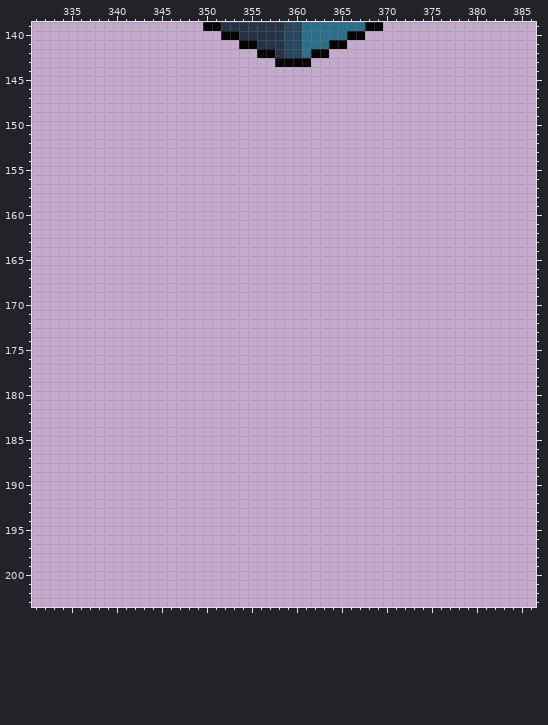
Pixel-art file -- website/public/tiles/final.aseprite. The picture above was drawn from the file before the commit.
600x480 pixels, 1 frame. Shown: x 331..386, y 139..203.
And afterwards:
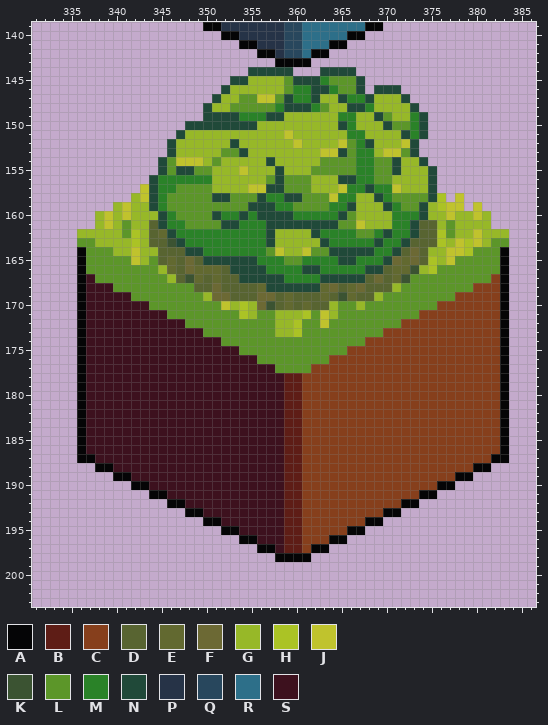
Palette (. is transparent): A #050506  B #5e1d16  C #863f1c  D #586431  E #626930  F #6c6934  G #97b828  H #abc325  J #c0c32d  K #3b5332  L #5c9629  M #2a8228  N #204939  P #263347  Q #28475d  R #2d6f89  S #3d111e
Diff:
Layer "Layer 1":
y 144: x 355..359 ..... -> NNNNN; x 363..366 .... -> NNNN
y 145: x 353..367 ............... -> NNGGGGLNNNMLLLN
y 146: x 352..367 ................ -> NGGGGGGLMMNNMLLN; x 369..371 ... -> NNN
y 147: x 351..372 ...................... -> NGGLLJJLNMMNGGNMMNGGGN
y 148: x 350..373 ........................ -> NGGLLLLLMNNNMLGGNNMGGGGN
y 149: x 350..374 ......................... -> NNNNMMMNNGGGGGGMMGGNLGGMN
y 150: x 348..374 ........................... -> NNNNNNNNGGGGGGGGGNMGGGNLLMN
y 151: x 347..374 ............................ -> NGGGGGGGGGGGJGGGGGGMMGGGGNMN
y 152: x 346..373 ............................ -> NGGGGGGNGGGGGGJGGGGJLMNGGGJN
y 153: x 346..373 ............................ -> NGGGGGLLNGGGGGGGGJJNLMMGJJLN
y 154: x 345..374 .............................. -> NLJJJGLGGGGGNGGGGGLLLLMMLLNGGN
y 155: x 345..375 ............................... -> NLNNLLGGGJGGGNGGGLLLLLMMLLNGGGN
y 156: x 344..375 ................................ -> NMMMMMMGGGGGGLNLLLGGGNNMMLLGGGGN
y 157: x 343..375 ................................. -> JNMMLLLLGGGGJJNNLLLGGGJMMNMMJGGGN
y 158: x 342..376 ................................... -> GJNMLLLLLNNLLLNMMNNLLLJMMGGNMLLLLNH; x 378 . -> J
y 159: x 340..378 ....................................... -> GJGGNMLLLLLLLLLNNNMMLLLLMMNGGGNMLLNGHJJ; x 380 . -> J
y 160: x 338..381 ............................................ -> GJGJGGGNMLLLLNMMNMNNNNMMMMMNLGGGGMMMNGGJGGJG
y 161: x 338..381 ............................................ -> GJGLGGDNMMLLLLNNMMMNNNNNNNNLLJGGGMMNDDGLGGGG
y 162: x 336..383 ................................................ -> GGGGGLHGDENMMMMMMMMMMNGGGGNMMMMLLMNMMNDDHLGGJGGG
y 163: x 336..383 ................................................ -> LLGGGGHGDDKNMMMMMMMMMNGGGGGNMMMMMNMMNDDDHGJHJGLL
y 164: x 336..383 ................................................ -> ALLLGGJGGDDDNNMMMMMMMLJGGJLLNNNNNMMNDFDGGJJHLLLA
y 165: x 336..383 ................................................ -> ALLLLLJGLDEDFDNNNNNNMMMLLMMMMNNMMMNFEFDHGJLLLLLA
y 166: x 336..383 ................................................ -> ALLLLLLLLGEDFEEEDNNNNMMMMNNMMMMMNNDEEKGHLLLLLLLA
y 167: x 336..383 ................................................ -> ASLLLLLLLLGDKEDEDDNNNNNMMMMNNNNNDFDEKLLLLLLLLLCA
y 168: x 336..383 ................................................ -> ASSSLLLLLLLLLDDFDDDDENNNNNNEFDEFDDDGLLLLLLLLCCCA
y 169: x 336..383 ................................................ -> ASSSSSLLLLLLLLGFFDDDFFDEDDDEDKEDDGLLLLLLLLCCCCCA
y 170: x 336..383 ................................................ -> ASSSSSSSLLLLLLLLJGHGFKDEDEDDGLLGLLLLLLLLCCCCCCCA
y 171: x 336..383 ................................................ -> ASSSSSSSSSLLLLLLLLHGLLGGGHLJGLLLLLLLLLCCCCCCCCCA
y 172: x 336..383 ................................................ -> ASSSSSSSSSSSLLLLLLLLLLGGHLLJLLLLLLLLCCCCCCCCCCCA
y 173: x 336..383 ................................................ -> ASSSSSSSSSSSSSLLLLLLLLGGHLLLLLLLLLCCCCCCCCCCCCCA
y 174: x 336..383 ................................................ -> ASSSSSSSSSSSSSSSLLLLLLLLLLLLLLLLCCCCCCCCCCCCCCCA
y 175: x 336..383 ................................................ -> ASSSSSSSSSSSSSSSSSLLLLLLLLLLLLCCCCCCCCCCCCCCCCCA
y 176: x 336..383 ................................................ -> ASSSSSSSSSSSSSSSSSSSLLLLLLLLCCCCCCCCCCCCCCCCCCCA
y 177: x 336..383 ................................................ -> ASSSSSSSSSSSSSSSSSSSSSLLLLCCCCCCCCCCCCCCCCCCCCCA
y 178..186: x 336..383 ................................................ -> ASSSSSSSSSSSSSSSSSSSSSSBBCCCCCCCCCCCCCCCCCCCCCCA
y 187: x 336..383 ................................................ -> AASSSSSSSSSSSSSSSSSSSSSBBCCCCCCCCCCCCCCCCCCCCCAA
y 188: x 338..381 ............................................ -> AASSSSSSSSSSSSSSSSSSSBBCCCCCCCCCCCCCCCCCCCAA
y 189: x 340..379 ........................................ -> AASSSSSSSSSSSSSSSSSBBCCCCCCCCCCCCCCCCCAA
y 190: x 342..377 .................................... -> AASSSSSSSSSSSSSSSBBCCCCCCCCCCCCCCCAA
y 191: x 344..375 ................................ -> AASSSSSSSSSSSSSBBCCCCCCCCCCCCCAA
y 192: x 346..373 ............................ -> AASSSSSSSSSSSBBCCCCCCCCCCCAA
y 193: x 348..371 ........................ -> AASSSSSSSSSBBCCCCCCCCCAA
y 194: x 350..369 .................... -> AASSSSSSSBBCCCCCCCAA
y 195: x 352..367 ................ -> AASSSSSBBCCCCCAA
y 196: x 354..365 ............ -> AASSSBBCCCAA
y 197: x 356..363 ........ -> AASBBCAA
y 198: x 358..361 .... -> AAAA
Boxes around the changes in both pictures, in picture pixels (x1, y1, x2, y2):
added: (77, 67, 509, 562)
